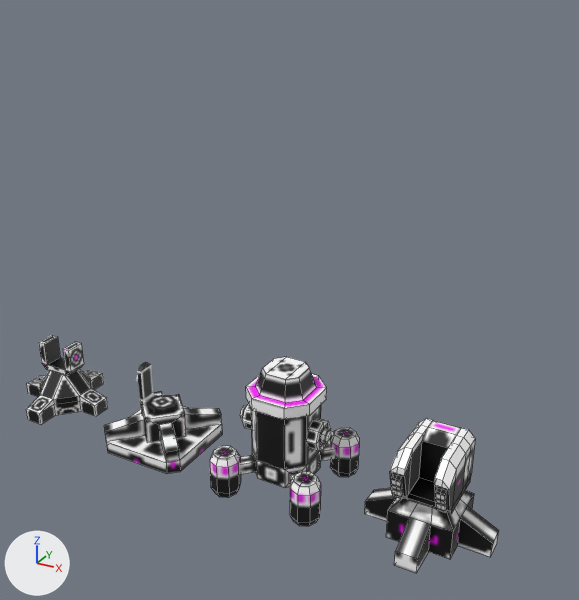
Renders of the FBX model Assets/04.Models/Towers.fbx from each side of a commit.
Both versions are drawn from a 50 mm camera at (1.44, -4.83, 4.06) aimed at (-1.91, 1.26, 1.02). The lights are fixed; the arrows at lower left show +X, +Y and +Z. Mesh edges are drawn as thin lines on the coarser meshes. Where no turn or scale is listed for an object, it has been applied to the vertices.

The first picture shows 'Cannon.001', 'Cannon.002', 'FlameThrower.001', 'FlameThrower.002', 'GatlingGun.001', 'GatlingGun.002', 'RocketLauncher.001', 'RocketLauncher.002'.
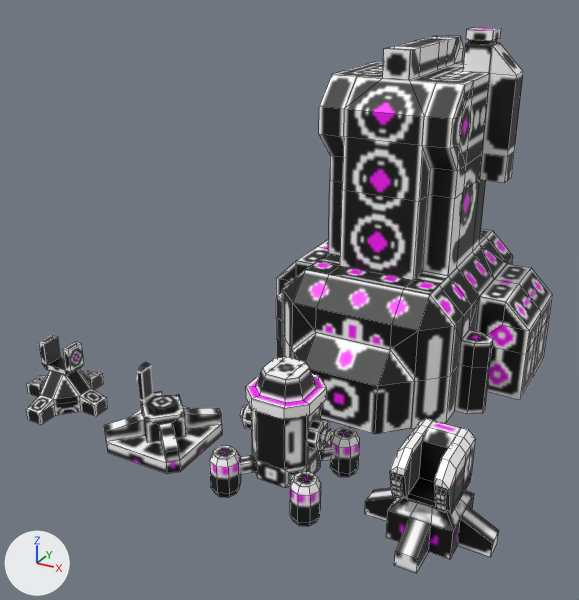
The change in detail:
Picture 'MainReactor.png' (img_mainreactor_png) is new.
Material 'MainReactor' (mat_mainreactor) is new.
Its texture is img_mainreactor_png.
Mesh me_mainreactor is new.
It has 274 vertices, 276 faces and spans x -1.37..1.38, y -1.5..1.25, z 0.0..3.38.
It uses material mat_mainreactor (picture img_mainreactor_png).
Object 'MainReactor' (ob_mainreactor) is new; it shows me_mainreactor.
Its location is (-1.25, 2.5, 0.0).

Changed parts and their boxes (x1, y1, x2, y2) in the pictures (579 x 600 px):
'MainReactor', added: after (276, 28, 552, 434)
